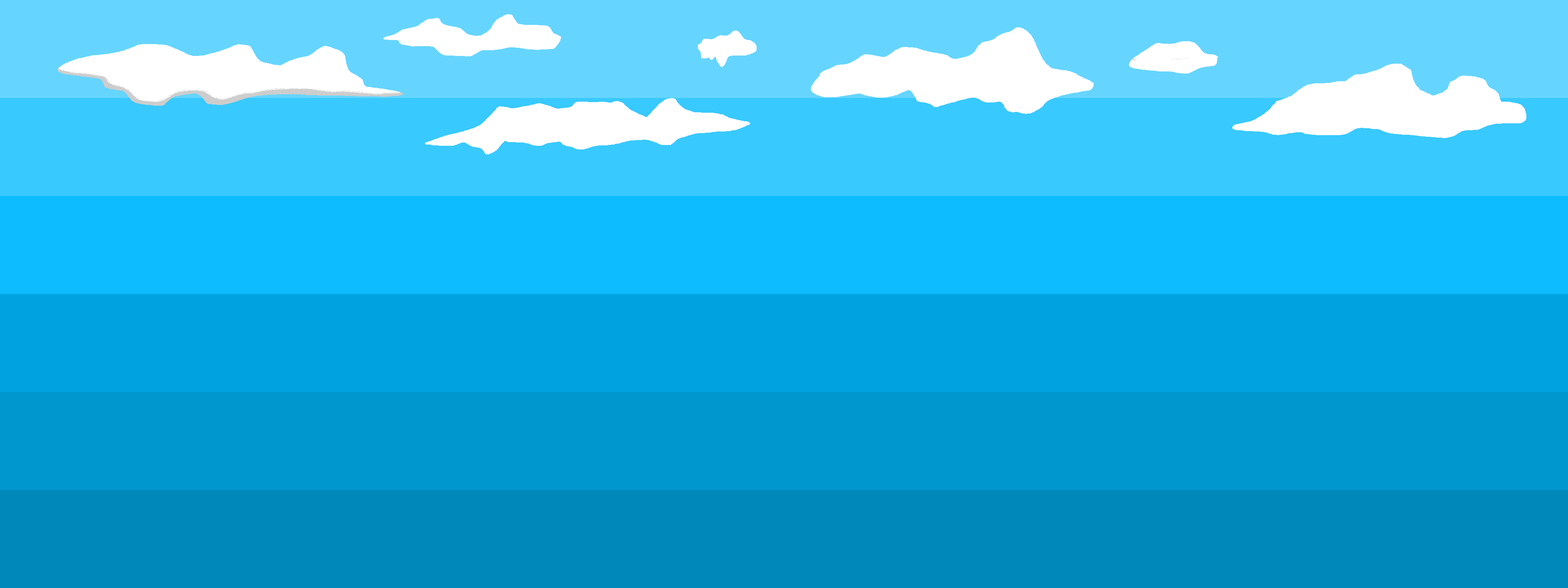
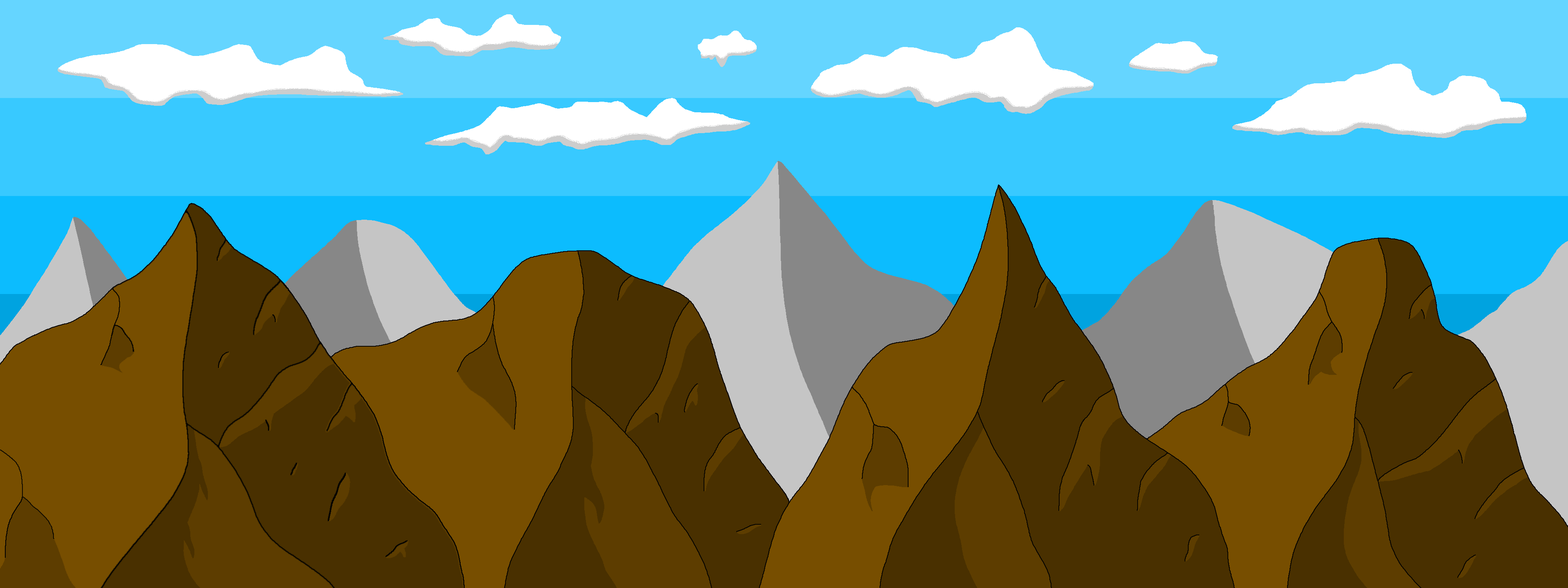
Revision of a layered 1568x588 image; what changed, layer by layer:
added layer "montagnes_devant" above "montagnes_fond" over [0, 184, 1568, 588]
added layer "montagnes_fond" above "nuages" over [0, 160, 1568, 588]
painted on "nuages" over [383, 35, 1527, 155]
